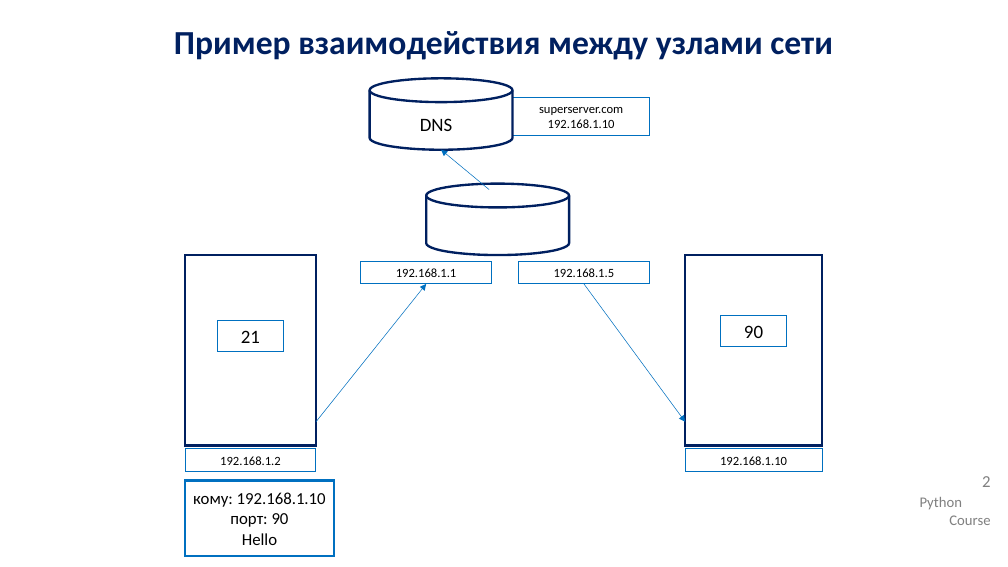
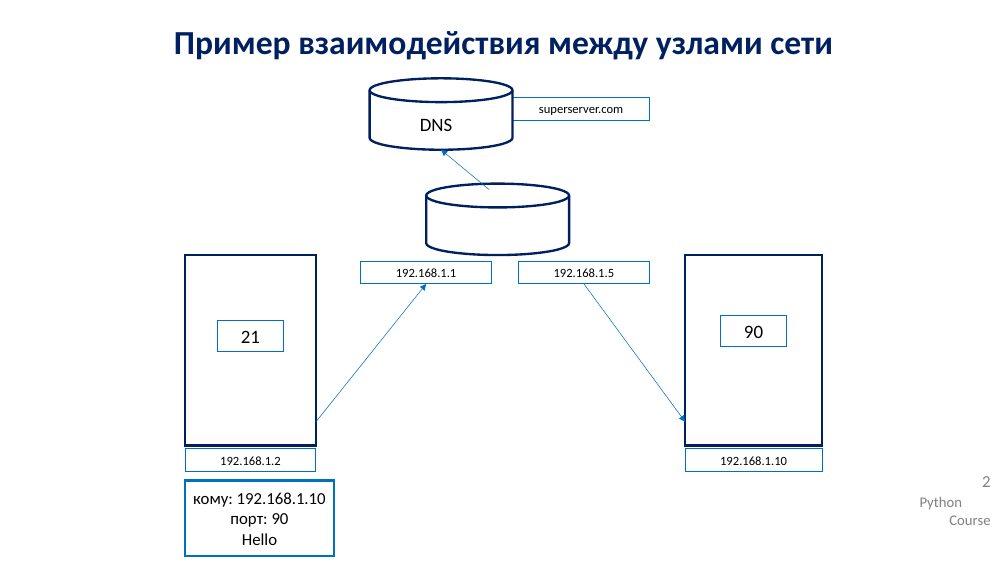
Before and after one commit to IlyaOrlov/PythonCourse2.0_August22, a slide deck: slide 2 of Lectures/py_lec_12.pptx. Drawn at 1008x567 pixels with LibreOffice and Linux fonts; fonts in the diff are those of the drawing; background and template pictures are left out. Boxes give left, top, right and bottom in pixels: in the first picture for what was removed or moved away, otherwise in the second. Text is boxed around its words. In the diff, an @@ line names an element or a change of style, - is before the commit and + after.

Commit message:
ForLec17

```diff
--- a/Lectures/py_lec_12.pptx
+++ b/Lectures/py_lec_12.pptx
@@ rectangle "superserver.com": place and size @@
-rectangle "superserver.com" at box(513, 98, 650, 135)
+rectangle "superserver.com" at box(513, 98, 650, 120)
@@ text in rectangle at box(548, 119, 615, 128): paragraph removed @@
-192.168.1.10
```
